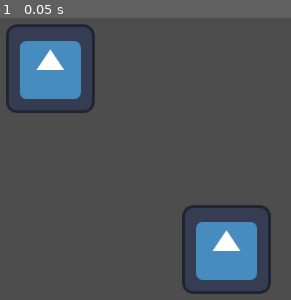
Above: before the commit, frame 1.
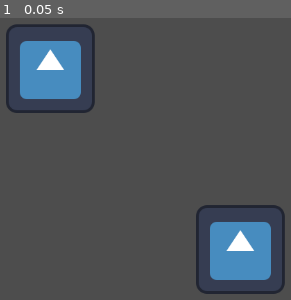
Above: after the commit, the same moment.

Repository: mir4na/testing
Game: Godot game, scene res://world.tscn
Same seed, same stepped clock (60 frames per second), same inputs: the game is played once before the commit and once after it. The project has no main scene, so this scene is started directly. The engine's default icon, where the game draws it, is replaced by a stand-in: a white triangle on a blue panel in a dark square.
Inputs:
- Up to frame 1 (0.05 s): no input

The runs differ from the first frame. In frame 1, 3.7% of the frame differs, in the area x 62-98%, y 66-98%.

Commit message:
change pos

Diff:
--- a/world.tscn
+++ b/world.tscn
@@ -12,11 +12,11 @@
 [node name="StaticBody2D" type="StaticBody2D" parent="." unique_id=1837447896]
 
 [node name="Icon" type="Sprite2D" parent="StaticBody2D" unique_id=1729217966]
-position = Vector2(700, 432)
+position = Vector2(720, 432)
 texture = ExtResource("1_f3sb7")
 
 [node name="CollisionShape2D" type="CollisionShape2D" parent="StaticBody2D" unique_id=379867541]
-position = Vector2(705.25, 430.25)
+position = Vector2(700.25, 430.25)
 shape = SubResource("RectangleShape2D_fj7yv")
 
 [node name="Player" parent="." unique_id=1416762119 instance=ExtResource("2_fj7yv")]
